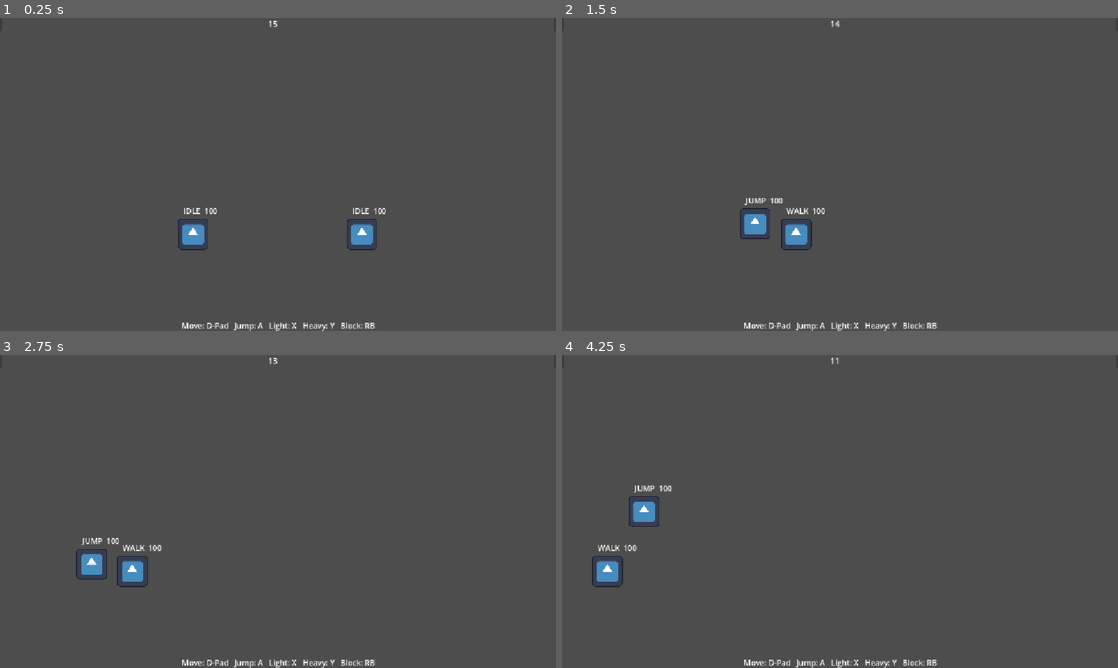
Above: before the commit, frames 1-4 (two rows, left to right).
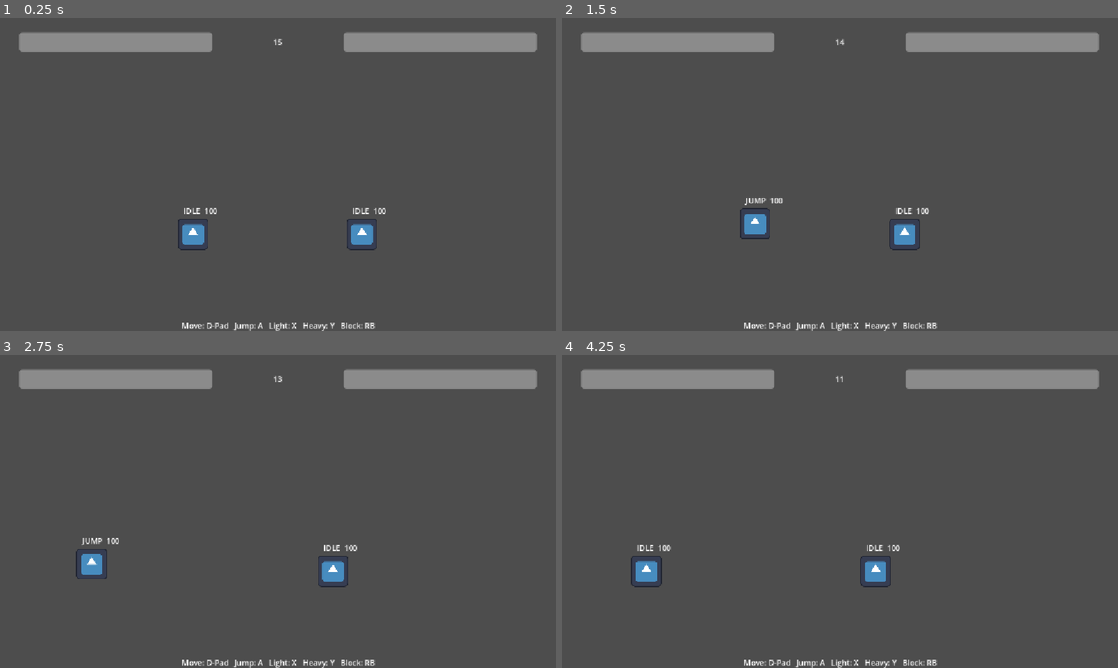
Above: after the commit, the same moments.

Repository: Shaban-0/Project-FG
Game: Godot game, scene res://scenes/main.tscn
The game is run twice, just before and just after one commit, with the same random seed, the same clock (stepped at 60 frames per second) and the same inputs. The project has no main scene, so this scene is started directly. The engine's default icon, where the game draws it, is replaced by a stand-in: a white triangle on a blue panel in a dark square.
Inputs:
- Up to frame 1 (0.25 s): no input
- Up to frame 2 (1.5 s): tap Enter at 0.5 s; tap Left (p2_left) at 0.6, 1.35 s; tap Space (p1_jump) at 0.77 s
- Up to frame 3 (2.75 s): tap Space (p1_jump) at 1.52, 2 s; hold A (p1_left) from 2.03 s (still down); tap Left (p2_left) at 2.1 s
- Up to frame 4 (4.25 s): release A (p1_left) at 2.78 s; tap Left (p2_left) at 2.85, 3.6 s; tap Space (p1_jump) at 3.02, 3.77 s

The runs differ from the first frame. In frame 1, 4.5% of the frame differs, in the area x 3-97%, y 0-11%; in frame 2, 5.3%; in frame 3, 5.3%; in frame 4, 6.1%, in the area x 3-97%, y 0-75%.

Commit message:
Fix (player): reset horizontal velocity when no input is registered, health bars and timer display correctly [FGM-2] [FGM-11] [FGM-12]

Diff:
--- a/project.godot
+++ b/project.godot
@@ -98,8 +98,6 @@
 
 2d_physics/layer_1="p1_hurtbox"
 2d_physics/layer_2="p2_hurtbox"
-2d_physics/layer_3="p1_hitbox"
-2d_physics/layer_4="p2_hitbox"
 
 [physics]
 
--- a/scenes/main.tscn
+++ b/scenes/main.tscn
@@ -41,8 +41,10 @@
 [node name="HUD" type="CanvasLayer" parent="." unique_id=539376575]
 
 [node name="P1Health" type="ProgressBar" parent="HUD" unique_id=697378146]
-offset_right = 4.0
-offset_bottom = 27.0
+offset_left = 40.0
+offset_top = 30.0
+offset_right = 440.0
+offset_bottom = 70.0
 value = 100.0
 show_percentage = false
 
@@ -50,20 +52,26 @@
 anchors_preset = 1
 anchor_left = 1.0
 anchor_right = 1.0
-offset_left = -4.0
-offset_bottom = 27.0
+offset_left = -440.0
+offset_top = 30.0
+offset_right = -40.0
+offset_bottom = 70.0
 grow_horizontal = 0
 value = 100.0
+fill_mode = 1
 show_percentage = false
 
 [node name="Timer" type="Label" parent="HUD" unique_id=866746480]
 anchors_preset = 5
 anchor_left = 0.5
 anchor_right = 0.5
-offset_left = -20.0
-offset_right = 20.0
-offset_bottom = 23.0
+offset_left = -50.0
+offset_top = 30.0
+offset_right = 50.0
+offset_bottom = 70.0
 grow_horizontal = 2
+horizontal_alignment = 1
+vertical_alignment = 1
 
 [node name="ControlHint" type="Label" parent="HUD" unique_id=320773058]
 anchors_preset = 7
--- a/scripts/player.gd
+++ b/scripts/player.gd
@@ -18,11 +18,23 @@
 # =============================================================================
 
 
-## The opposing fighter. Set in the Inspector on each Player instance.
-## Used only to decide which way this fighter should face.
-@export var opponent_path: NodePath
-
-@onready var opponent: Node2D = get_node_or_null(opponent_path)
+## Emitted whenever this fighter's health changes, and when it is knocked out.
+## Signals keep the fighter decoupled from the HUD: the player broadcasts, and
+## whatever cares can listen (low coupling, NFR-05).
+signal health_changed(current: float, maximum: float)
+signal knocked_out
+
+
+# --- State ------------------------------------------------------------------
+# The full set of states a fighter can occupy. Using an enum rather than
+# strings means a typo is a compile-time error, not a silent bug at runtime.
+
+
+enum State { IDLE, WALK, JUMP, LIGHT_ATTACK, HEAVY_ATTACK, BLOCK, HIT, KO }
+
+var state: State = State.IDLE
+var state_timer: float = 0.0    # while greater than zero, the state is locked
+var health: float = MAX_HEALTH
 
 
 # --- Tuning constants --------------------------------------------------------
@@ -46,7 +58,12 @@
 const LIGHT_DAMAGE := 8.0
 const HEAVY_DAMAGE := 15.0
 
-var current_attack_damage: float = 0.0
+
+## The opposing fighter. Set in the Inspector on each Player instance.
+## Used only to decide which way this fighter should face.
+@export var opponent_path: NodePath
+
+@onready var opponent: Node2D = get_node_or_null(opponent_path)
 
 
 # --- Per-instance configuration ---------------------------------------------
@@ -59,26 +76,78 @@
 @export var input_prefix: String = "p1"
 
 
-# --- State ------------------------------------------------------------------
-# The full set of states a fighter can occupy. Using an enum rather than
-# strings means a typo is a compile-time error, not a silent bug at runtime.
-
-
-enum State { IDLE, WALK, JUMP, LIGHT_ATTACK, HEAVY_ATTACK, BLOCK, HIT, KO }
-
-var state: State = State.IDLE
-var state_timer: float = 0.0    # while greater than zero, the state is locked
-var health: float = MAX_HEALTH
+# --- Node references ---------------------------------------------------------
+
+
+@onready var hitbox: Area2D = $Hitbox
+@onready var hurtbox: Area2D = $Hurtbox
+@onready var hitbox_shape: CollisionShape2D = $Hitbox/CollisionShape2D
+
+# Which way this fighter is facing: 1 = right, -1 = left.
+var facing: int = 1
+
+## Configures collision layers so that a fighter's hitbox can only ever strike
+## the opponent's hurtbox, never its own. Called once when the node enters the
+## scene tree, driven by the same input_prefix that selects the input actions.
+func _ready() -> void:
+	var is_p1 := input_prefix == "p1"
+
+	# Hurtbox announces itself on this player's layer; it detects nothing.
+	# Hitbox announces nothing; it looks for the opponent's hurtbox layer.
+	# Layer numbers here match the Inspector checkboxes exactly (1-based).
+	# Layer 1 = p1_hurtbox, layer 2 = p2_hurtbox.
+	hurtbox.collision_layer = 0
+	hurtbox.collision_mask = 0
+	hurtbox.set_collision_layer_value(1 if is_p1 else 2, true)
+
+	hitbox.collision_layer = 0
+	hitbox.collision_mask = 0
+	hitbox.set_collision_mask_value(2 if is_p1 else 1, true)
+
+
+	# Connect the overlap signal to our handler (FR-07).
+	hitbox.area_entered.connect(_on_hitbox_area_entered)
+
+
+	# P2 starts on the right, facing left.
+	facing = 1 if is_p1 else -1
+	_update_facing()          # apply facing immediately, not just on attack
+	_set_hitbox_active(false)
+
+	print("[%s] ready. hurtbox layer=%d, hitbox mask=%d, facing=%d"
+		% [input_prefix, hurtbox.collision_layer, hitbox.collision_mask, facing])
+
+
+## Mirrors the hitbox to whichever side the fighter is facing.
+func _update_facing() -> void:
+	hitbox_shape.position.x = abs(hitbox_shape.position.x) * facing
+	if has_node("Sprite2D"):
+		$Sprite2D.flip_h = facing < 0
+
+
+## Enables or disables the attack hitbox. Kept as its own function so the state
+## machine never touches the collision shape directly (low coupling).
+func _set_hitbox_active(active: bool) -> void:
+	if active:
+		_update_facing()
+	hitbox_shape.set_deferred("disabled", not active)
+
+
+## Fired when this fighter's active hitbox overlaps an opponent hurtbox.
+## Damage is applied through the opponent's public take_damage interface, so
+## this script needs to know nothing about how their state machine works.
+func _on_hitbox_area_entered(area: Area2D) -> void:
+	var target := area.get_parent()
+	if target.has_method("take_damage") and target != self:
+		target.take_damage(current_attack_damage)
+		_set_hitbox_active(false)  # one hit per attack
+
+
+
+var current_attack_damage: float = 0.0
 
 
 # --- Main loop ---------------------------------------------------------------
-
-
-## Emitted whenever this fighter's health changes, and when it is knocked out.
-## Signals keep the fighter decoupled from the HUD: the player broadcasts, and
-## whatever cares can listen (low coupling, NFR-05).
-signal health_changed(current: float, maximum: float)
-signal knocked_out
 
 
 ## Runs at a fixed 60 times per second. Physics and movement live here rather
@@ -97,8 +166,9 @@
 	# Applies `velocity`, resolves collisions, and refreshes is_on_floor().
 	move_and_slide()
 
-	## Text overlay above each fighter, which updates the state changes
-	## in real time. It's useful for debugging.
+
+	# Text overlay above each fighter, which updates the state changes
+	# in real time. It's useful for debugging.
 	$Label.text = "%s  %d" % [get_state_name(), health]
 
 
@@ -177,9 +247,8 @@
 func _ground_movement() -> void:
 	# get_axis returns -1 (left), 0 (neither or both), or +1 (right).
 	var direction := Input.get_axis(_action("left"), _action("right"))
-	if direction != 0.0:
-		velocity.x = direction * SPEED
-		_change_state(State.WALK if direction != 0.0 else State.IDLE)
+	velocity.x = direction * SPEED
+	_change_state(State.WALK if direction != 0.0 else State.IDLE)
 
 
 ## Air control. Kept separate from ground movement so the two can be tuned
@@ -246,71 +315,3 @@
 ## and for screenshots used as evidence in the report.
 func get_state_name() -> String:
 	return State.keys()[state]
-
-
-# --- Node references ---------------------------------------------------------
-
-
-@onready var hitbox: Area2D = $Hitbox
-@onready var hurtbox: Area2D = $Hurtbox
-@onready var hitbox_shape: CollisionShape2D = $Hitbox/CollisionShape2D
-
-# Which way this fighter is facing: 1 = right, -1 = left.
-var facing: int = 1
-
-## Configures collision layers so that a fighter's hitbox can only ever strike
-## the opponent's hurtbox, never its own. Called once when the node enters the
-## scene tree, driven by the same input_prefix that selects the input actions.
-func _ready() -> void:
-	var is_p1 := input_prefix == "p1"
-
-	# Hurtbox announces itself on this player's layer; it detects nothing.
-	# Hitbox announces nothing; it looks for the opponent's hurtbox layer.
-	# Layer numbers here match the Inspector checkboxes exactly (1-based).
-	# Layer 1 = p1_hurtbox, layer 2 = p2_hurtbox.
-	hurtbox.collision_layer = 0
-	hurtbox.collision_mask = 0
-	hurtbox.set_collision_layer_value(1 if is_p1 else 2, true)
-
-	hitbox.collision_layer = 0
-	hitbox.collision_mask = 0
-	hitbox.set_collision_mask_value(2 if is_p1 else 1, true)
-
-
-	# Connect the overlap signal to our handler (FR-07).
-	hitbox.area_entered.connect(_on_hitbox_area_entered)
-
-
-	# P2 starts on the right, facing left.
-	facing = 1 if is_p1 else -1
-	_update_facing()          # apply facing immediately, not just on attack
-	_set_hitbox_active(false)
-
-	print("[%s] ready. hurtbox layer=%d, hitbox mask=%d, facing=%d"
-		% [input_prefix, hurtbox.collision_layer, hitbox.collision_mask, facing])
-
-
-## Mirrors the hitbox to whichever side the fighter is facing.
-func _update_facing() -> void:
-	hitbox_shape.position.x = abs(hitbox_shape.position.x) * facing
-	if has_node("Sprite2D"):
-		$Sprite2D.flip_h = facing < 0
-
-
-## Enables or disables the attack hitbox. Kept as its own function so the state
-## machine never touches the collision shape directly (low coupling).
-func _set_hitbox_active(active: bool) -> void:
-	if active:
-		_update_facing()
-	hitbox_shape.set_deferred("disabled", not active)
-
-
-## Fired when this fighter's active hitbox overlaps an opponent hurtbox.
-## Damage is applied through the opponent's public take_damage interface, so
-## this script needs to know nothing about how their state machine works.
-func _on_hitbox_area_entered(area: Area2D) -> void:
-	var opponent := area.get_parent()
-	print("[%s] hitbox overlapped: %s" % [input_prefix, opponent.name])
-	if opponent.has_method("take_damage") and opponent != self:
-		opponent.take_damage(current_attack_damage)
-		_set_hitbox_active(false)  # one hit per attack
